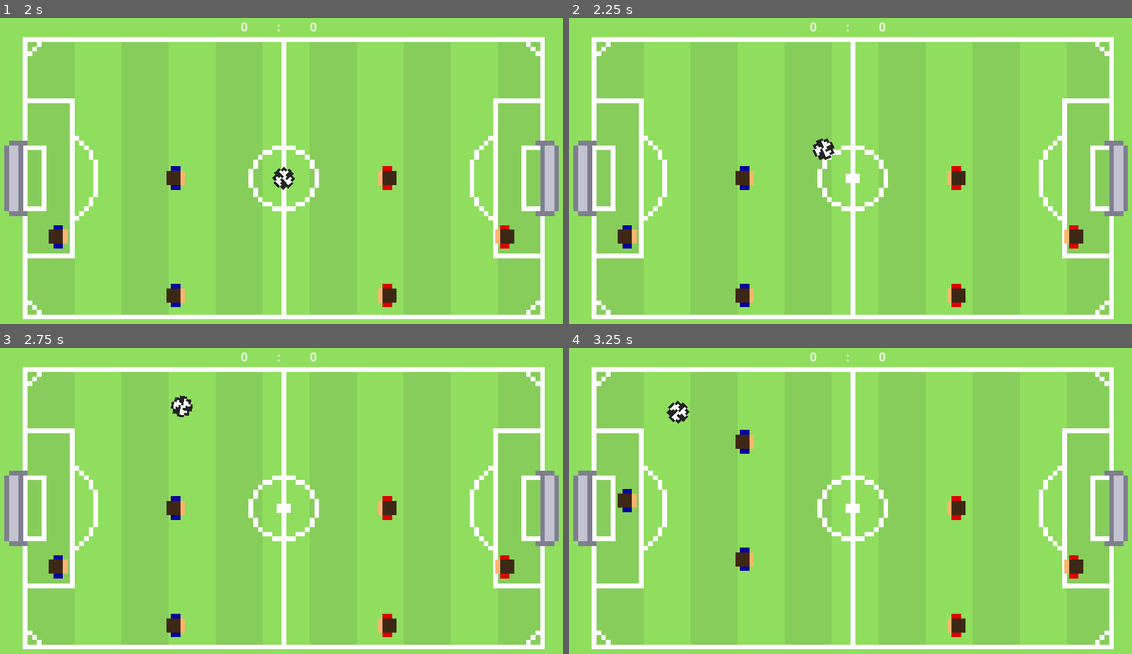
Above: before the commit, frames 1-4 (two rows, left to right).
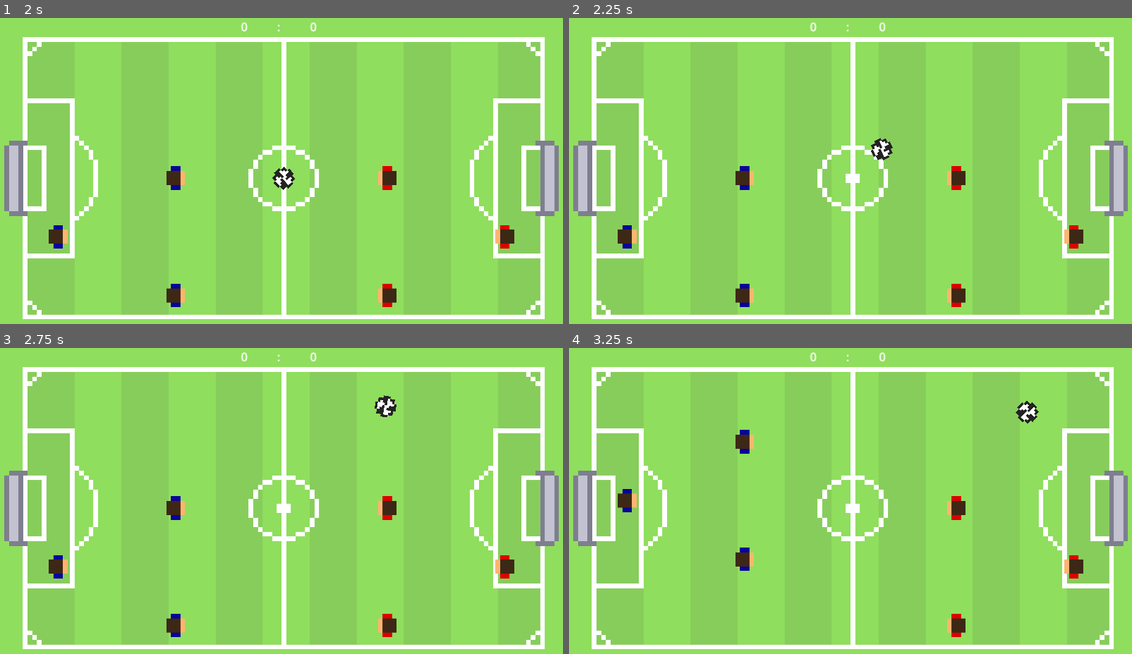
Above: after the commit, the same moments.

Repository: HephaistosForge/Boltzplatz
Game: Godot game, scene res://world.tscn
Same seed, same stepped clock (60 frames per second), same inputs: the game is played once before the commit and once after it. The engine's default icon, where the game draws it, is replaced by a stand-in: a white triangle on a blue panel in a dark square.
Inputs:
- Up to frame 1 (2 s): tap Enter (kick_player_right) at 0.5 s; hold Down (down_player_right) 0.53-1.28 s; hold S (down_player_left) from 1.28 s (still down)
- Up to frame 2 (2.25 s): release S (down_player_left) at 2.03 s; hold Down (down_player_right) from 2.03 s (still down)
- Up to frame 3 (2.75 s): keep holding Down (down_player_right)
- Up to frame 4 (3.25 s): release Down (down_player_right) at 2.78 s; hold W (up_player_left) from 2.78 s (still down)

Frame 1 is identical in both runs. In frame 2, 0.4% of the frame differs, in the area x 43-58%, y 39-47%; in frame 3, 0.4%, in the area x 30-71%, y 15-23%; in frame 4, 0.4%.

Commit message:
Add random ball movement after reset or at game start

Diff:
--- a/scenes/ball/ball.gd
+++ b/scenes/ball/ball.gd
@@ -4,10 +4,14 @@
 @export var _velocity = 1000
 @export var timeout_after_reset = 2 # in seconds
 
+@onready var directions: Array[Vector2] = [right_down, right_up, left_down, left_up]
+
 var right_down = Vector2(_velocity, _velocity)
 var right_up = Vector2(_velocity, -_velocity)
 var left_down = Vector2(-_velocity, _velocity)
 var left_up = Vector2(-_velocity, -_velocity)
+
+var direction: Vector2
 
 var rotation_offset = 0.02
 
@@ -19,7 +23,7 @@
 
 
 func _ready():
-	# var rng = RandomNumberGenerator.new() # Todo?: Choose starting vector randomly
+	choose_random_movement_direction()
 
 	self.gravity_scale = 0 # Disable gravity
 
@@ -30,6 +34,11 @@
 
 func _process(_delta):
 	$Sprite2D.rotation += rotation_offset
+
+
+func choose_random_movement_direction() -> void:
+	var random_index: int = randi_range(0, directions.size() - 1)
+	direction = directions[random_index]
 
 
 func _integrate_forces(state):
@@ -64,7 +73,10 @@
 	if not is_waiting:
 		is_waiting = true
 		await get_tree().create_timer(timeout_after_reset).timeout
-		self.apply_impulse(left_up)
+
+		choose_random_movement_direction()
+		self.apply_impulse(direction)
+
 		is_waiting = false
 
 
